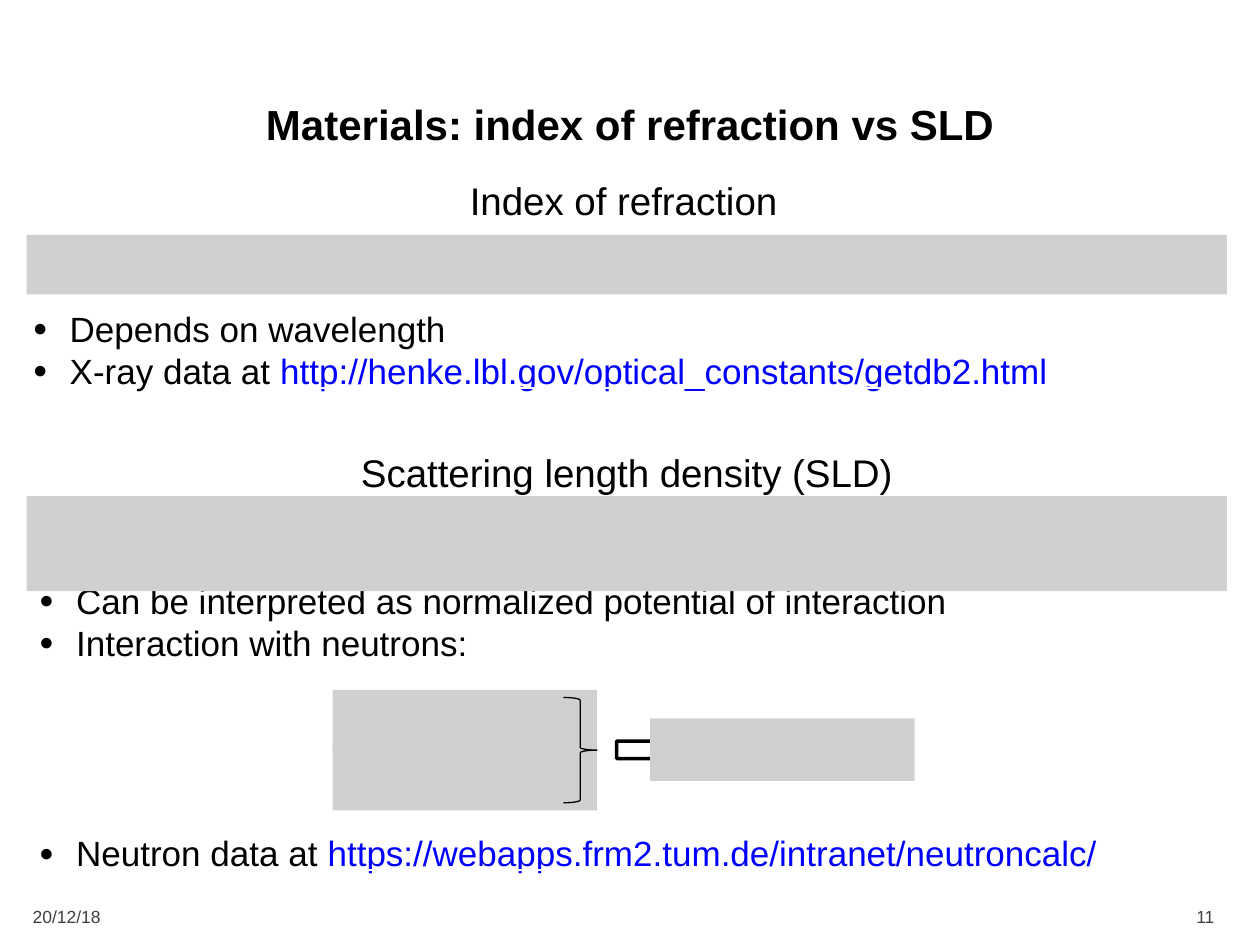
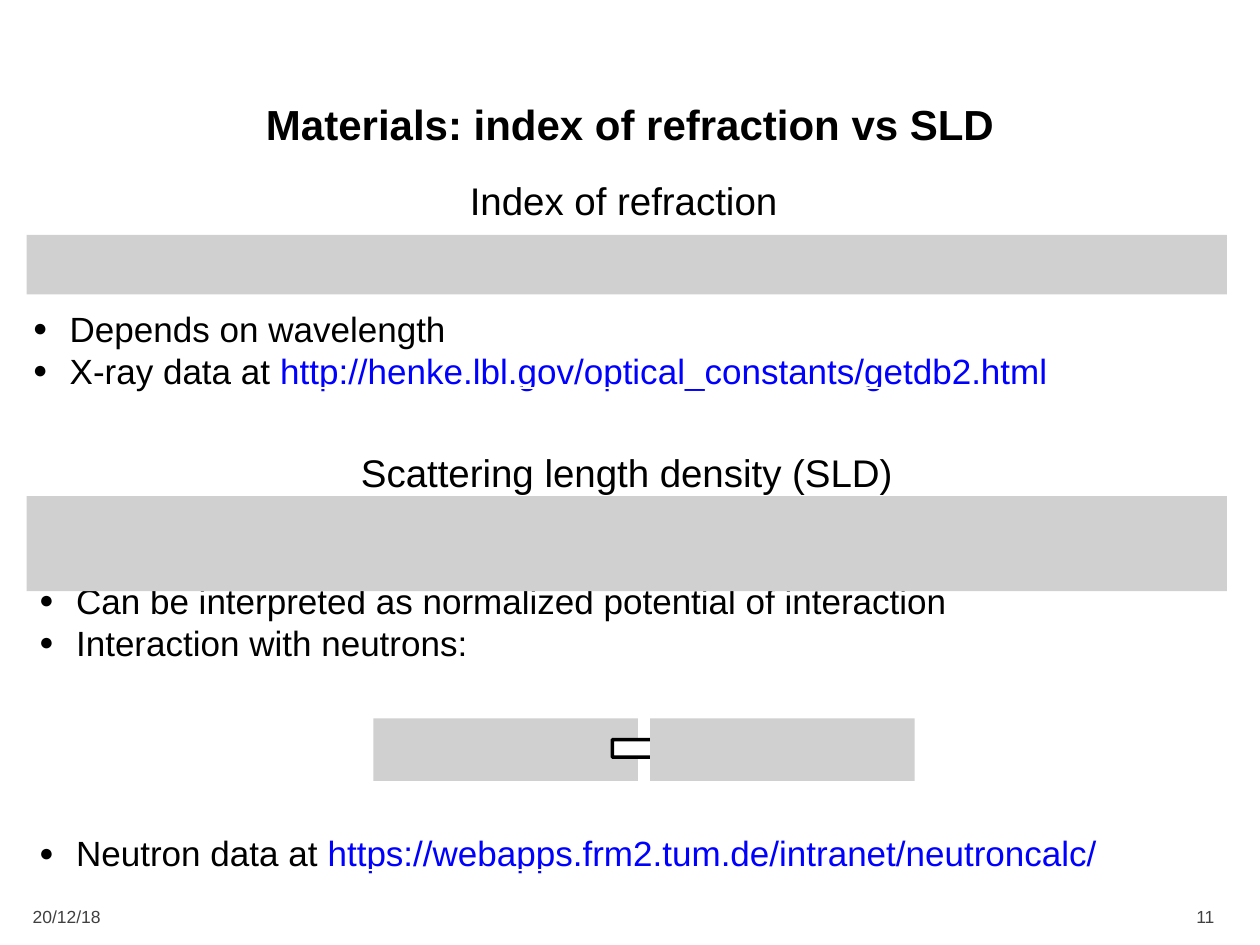
Before and after one commit to scgmlz/BornAgain-tutorial, a slide deck: slide 11 of talks/day_2/reflectometry_D/materials/ReflectometryOverview.pptx. Drawn at 1260x945 pixels with LibreOffice and Linux fonts; fonts in the diff are those of the drawing; grey boxes stand for pictures; background and template pictures are left out. Boxes give left, top, right and bottom in pixels: in the first picture for what was removed or moved away, otherwise in the second. Text is boxed around its words. In the diff, an @@ line names an element or a change of style, - is before the commit and + after.

```diff
--- a/talks/day_2/reflectometry_D/materials/ReflectometryOverview.pptx
+++ b/talks/day_2/reflectometry_D/materials/ReflectometryOverview.pptx
@@ picture removed at (x1=333, y1=690, x2=597, y2=753) @@
@@ picture moved from (x1=333, y1=748, x2=597, y2=811) to (x1=373, y1=718, x2=638, y2=781) @@
@@ right brace removed at (x1=563, y1=698, x2=597, y2=804) @@
@@ right arrow moved from (x1=616, y1=732, x2=683, y2=767) to (x1=612, y1=731, x2=679, y2=766) @@
```
Also in this commit, not shown: 3 other slides changed, 4 other files.
